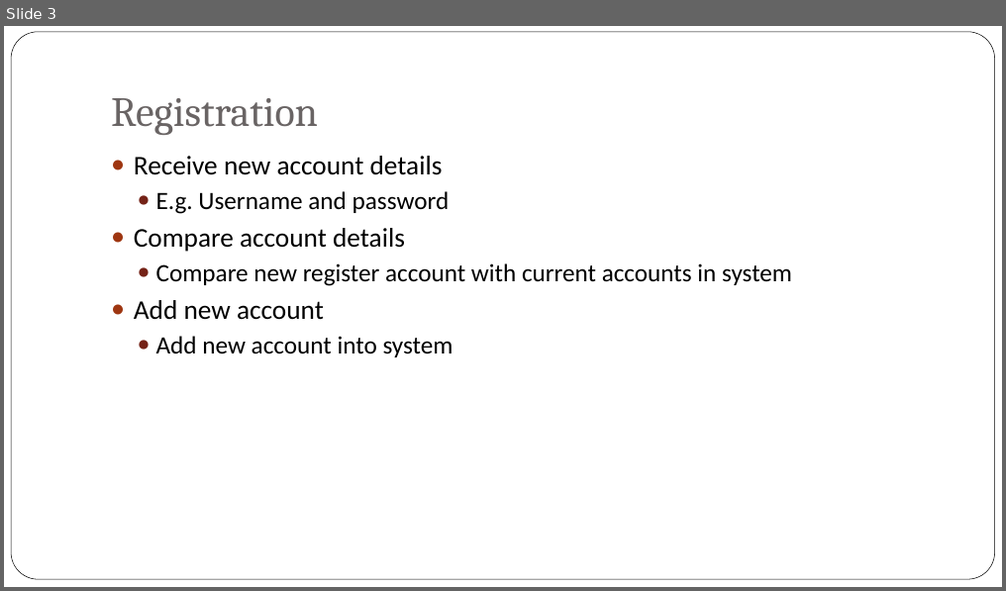
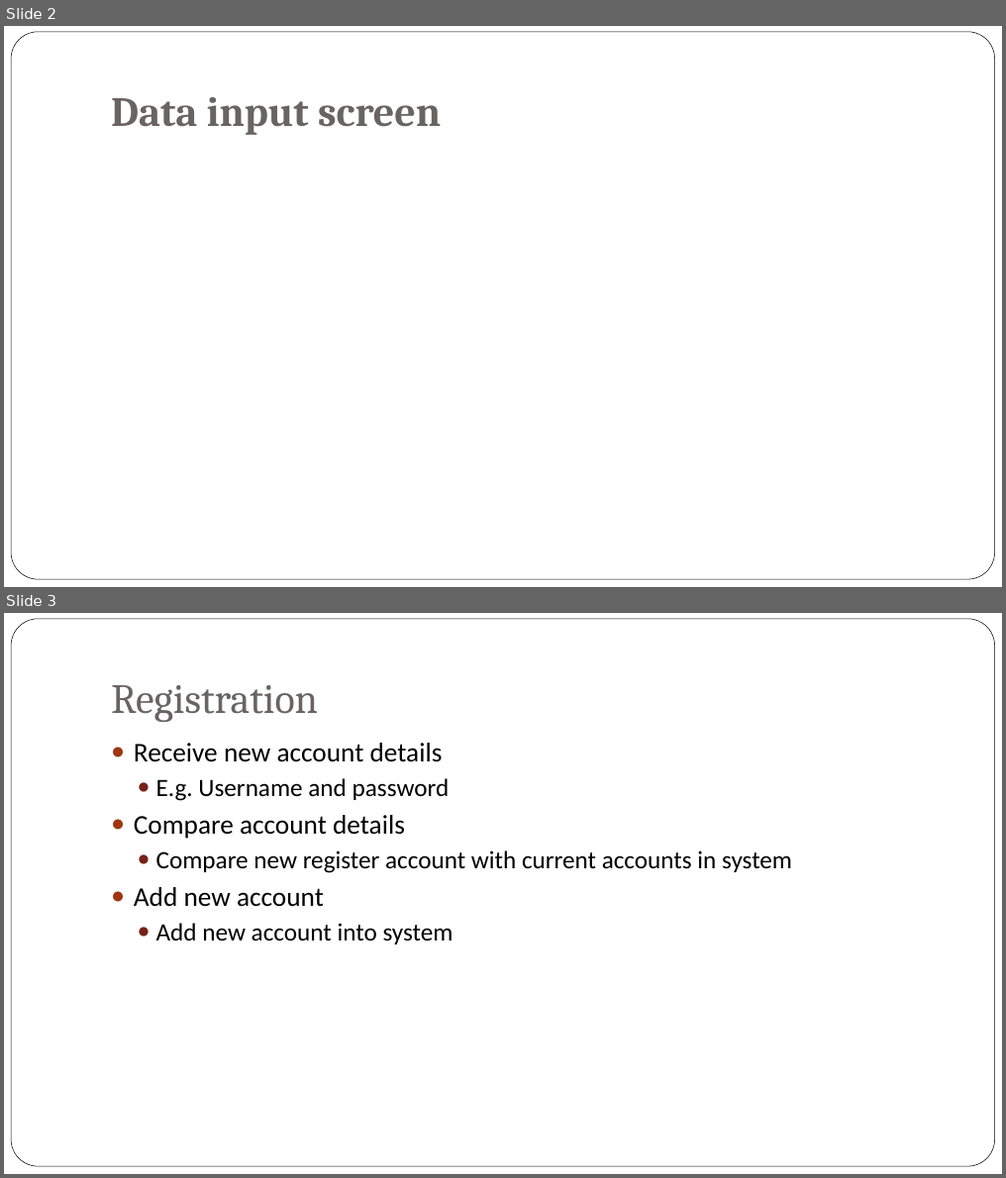
Before and after one commit to jyu1129/Library-System-IS-assignment, a slide deck: Week 10/Week 9 – Functional Design.pptx. Shown one above the other, each under a label of ours: slide 3 before the commit, slides 2 and 3 after it. The pictures are 1006x591 and 1006x1178 pixels, drawn with LibreOffice and Linux fonts; fonts in the diff are those of the drawing; background and template pictures are left out. Boxes give left, top, right and bottom in pixels: in the first picture for what was removed or moved away, otherwise in the second. Text is boxed around its words. In the diff, an @@ line names an element or a change of style, - is before the commit and + after.

```diff
--- a/Week 10/Week 9 – Functional Design.pptx
+++ b/Week 10/Week 9 – Functional Design.pptx
@@ slide 2 added at (4,26,1002,587), background picture (left out); not listed: 1 template element that a slide beside it also shows @@
@@ title added at (111,97,441,135), 40 pt, text #696464, bold @@
+Data input screen
```
Also in this commit, not shown: 1 slide changed, 1 slide removed, 1 other file.
